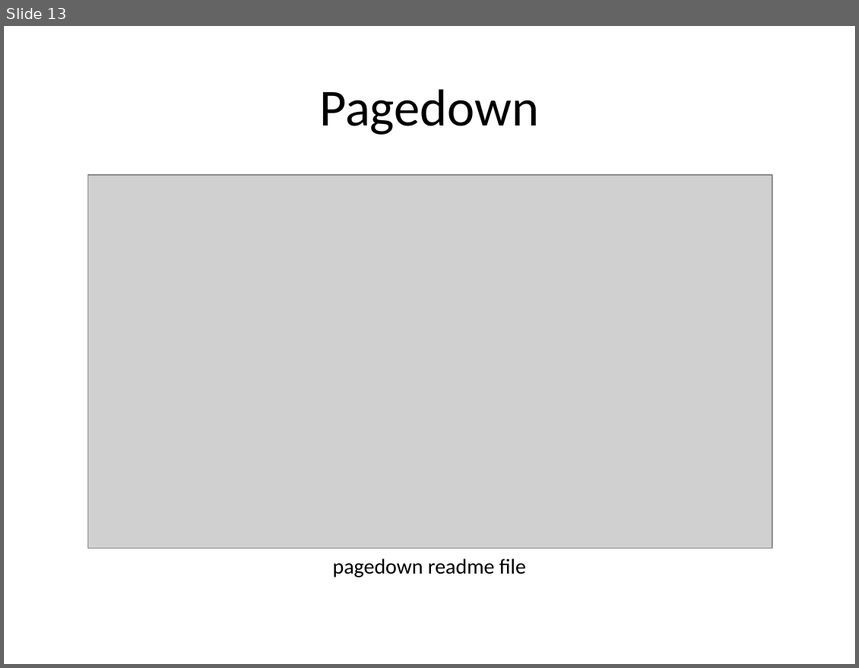
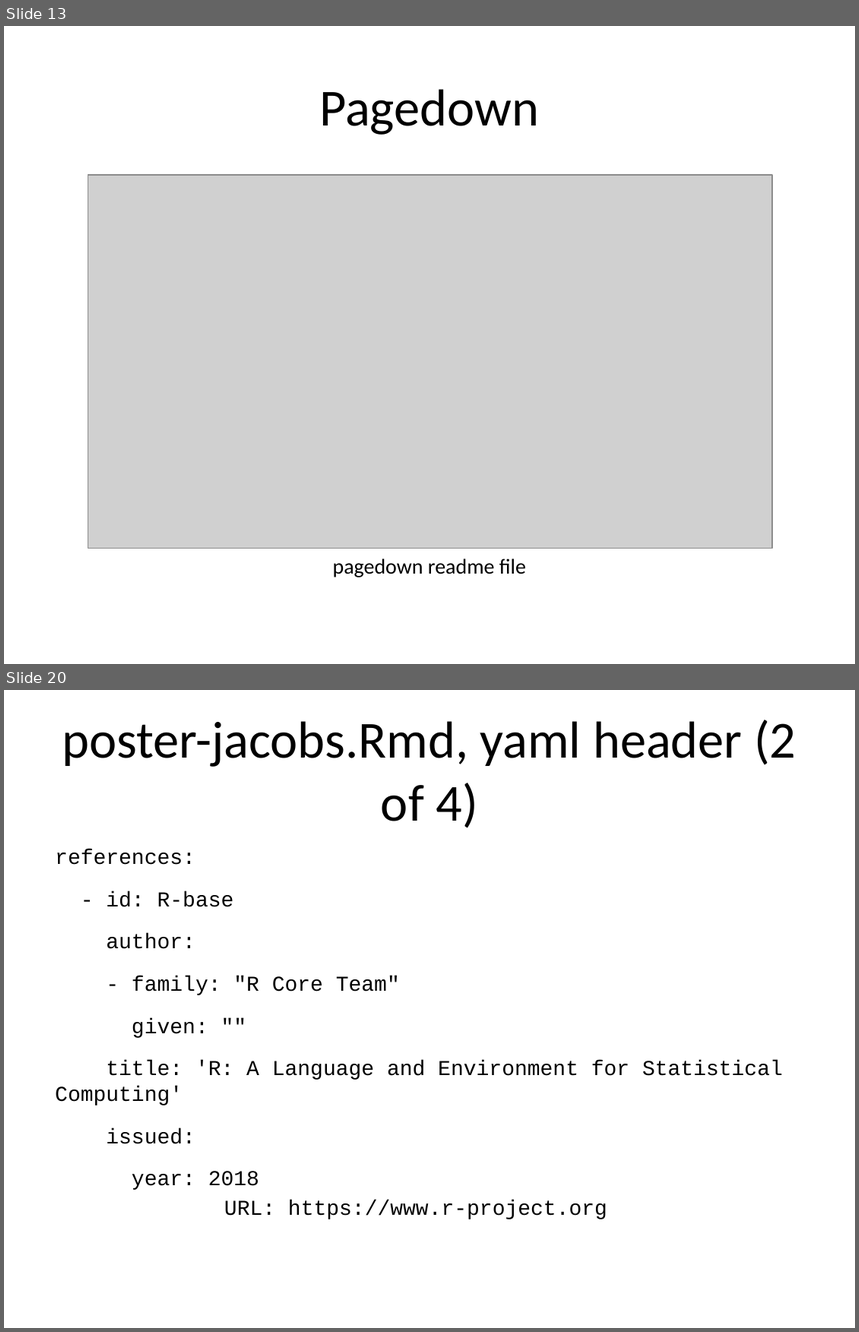
Before and after one commit to pmean/posters-with-pagedown, a slide deck: src/posters.pptx. Shown one above the other, each under a label of ours: slide 13 before the commit, slides 13 and 20 after it; the slides between them are not shown. The pictures are 859x668 and 859x1332 pixels, drawn with LibreOffice and Linux fonts; fonts in the diff are those of the drawing; grey boxes stand for pictures. Boxes give left, top, right and bottom in pixels: in the first picture for what was removed or moved away, otherwise in the second. Text is boxed around its words. In the diff, an @@ line names an element or a change of style, - is before the commit and + after.

Commit message:
Integrated text from poster-jacobs

```diff
--- a/src/posters.pptx
+++ b/src/posters.pptx
@@ slide 20 added at bbox=[4, 690, 855, 1328], background #FFFFFF @@
@@ title added at bbox=[62, 720, 796, 828], 44 pt, text #000000 @@
+poster-jacobs.Rmd, yaml header (2 of 4)
@@ text added at bbox=[55, 849, 783, 1220], 18 pt, text #000000 @@
+references:
+- id: R-base
+author:
+- family: "R Core Team"
+given: ""
+title: 'R: A Language and Environment for Statistical Computing'
+issued:
+year: 2018
+URL: https://www.r-project.org
```
Also in this commit, not shown: 3 slides changed, 19 other slides added, 7 other files.
